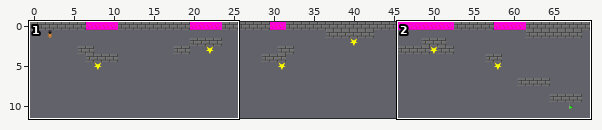
Tiled map, stored at rock-hero/dev-resources/map-19.tmx. Above, an overview of the earlier version with the close-up marked.
Close-up. The starting point:
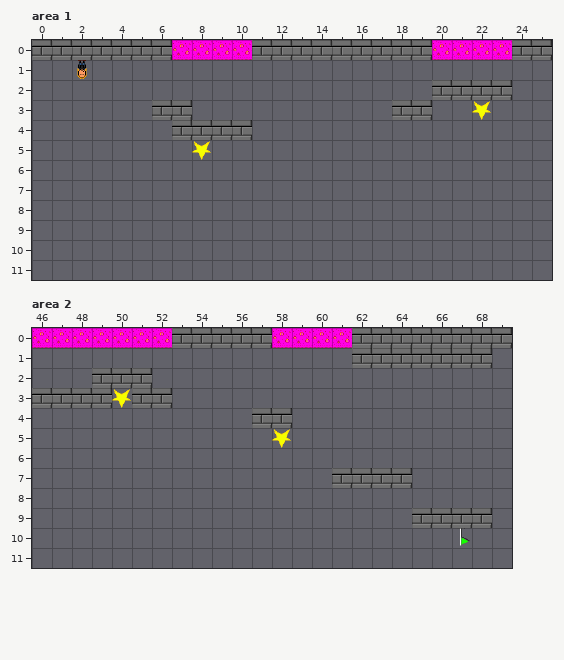
Cells are 32x32 px. Shown: area 1 x 0..25, y 0..11; area 2 x 46..69, y 0..11. The commit also changed other parts of the map, which this record leaves out.
After the commit:
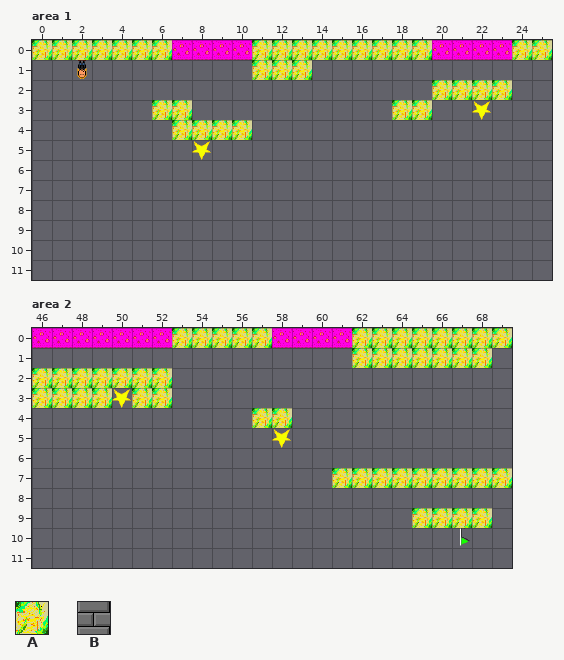
Key: from "Areia": A 0; from "gray-bricks": B 0.
_ is an empty cell.
Change:
Layer "solids", area 1:
Tile B becomes tile A in row 0 at x 0 to 6, 11 to 19 and 24 to 25; in row 2 at x 20 to 23; in row 3 at x 6 to 7 and 18 to 19; in row 4 at x 7 to 10.
The author put tile A in row 1 at x 11 to 13.
Layer "solids", area 2:
Tile B becomes tile A in row 0 at x 53 to 57 and 62 to 69; in row 1 at x 62 to 68; in row 2 at x 49 to 51; in row 3 at x 46 to 49 and 51 to 52; in row 4 at x 57 to 58; in row 7 at x 61 to 64.
Tile B becomes tile A in row 9 at x 65 to 68.
The author put tile A in row 2 at x 46 to 48 and 52; in row 7 at x 65 to 69.
